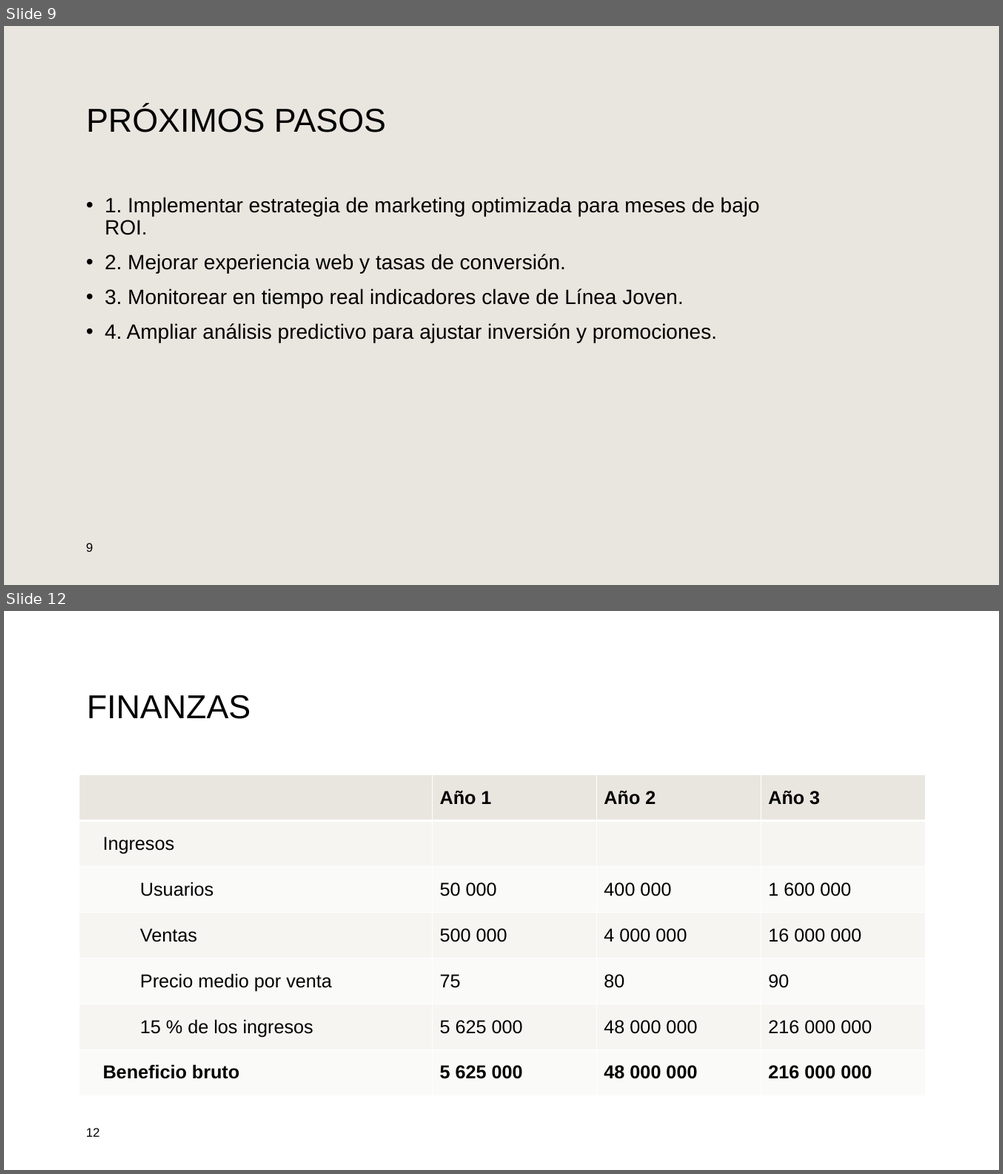
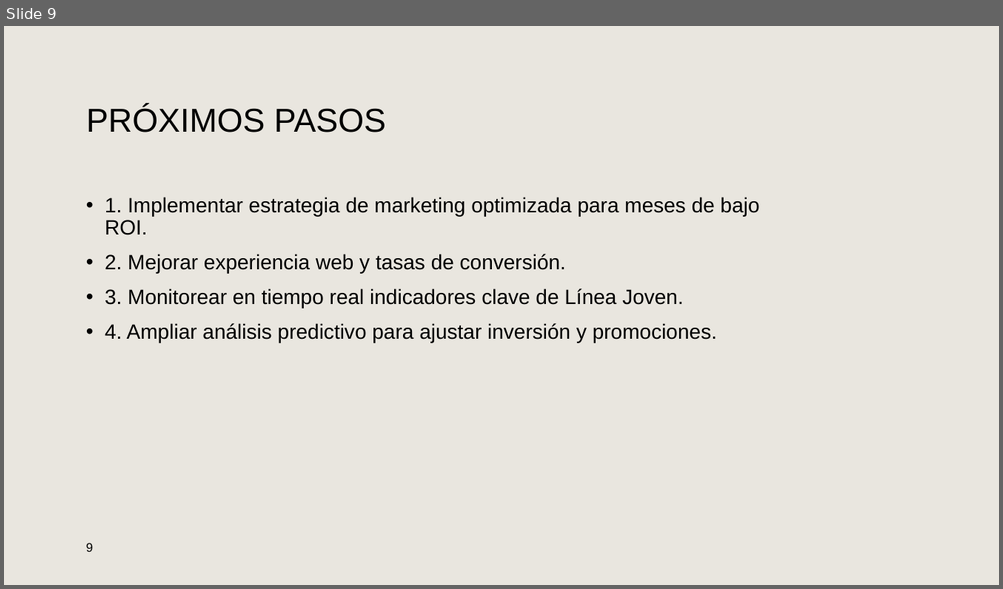
Before and after one commit to Guillo-bit/Beletza, a slide deck: reports/Al rescate de la Línea Joven.pptx. Shown one above the other, each under a label of ours: slides 9 and 12 before the commit, slide 9 after it; the slides between them are not shown. The pictures are 1003x1174 and 1003x589 pixels, drawn with LibreOffice and Linux fonts; fonts in the diff are those of the drawing; background and template pictures are left out. Boxes give left, top, right and bottom in pixels: in the first picture for what was removed or moved away, otherwise in the second. Text is boxed around its words. In the diff, an @@ line names an element or a change of style, - is before the commit and + after.

```diff
--- a/reports/Al rescate de la Línea Joven.pptx
+++ b/reports/Al rescate de la Línea Joven.pptx
@@ slide 12 removed at [4, 611, 999, 1170], background #FFFFFF @@
@@ title removed at [87, 695, 250, 719] @@
-FINANZAS
@@ table removed at [79, 775, 925, 1096], 7 rows, 4 columns @@
- | Año 1 | Año 2 | Año 3
-Ingresos |  |  | 
-Usuarios | 50 000 | 400 000 | 1 600 000
-Ventas | 500 000 | 4 000 000 | 16 000 000
-Precio medio por venta | 75 | 80 | 90
-15 % de los ingresos | 5 625 000 | 48 000 000 | 216 000 000
-Beneficio bruto | 5 625 000 | 48 000 000 | 216 000 000
@@ page number removed at [86, 1128, 100, 1137] @@
-12
```
Also in this commit, not shown: 3 other slides removed.
